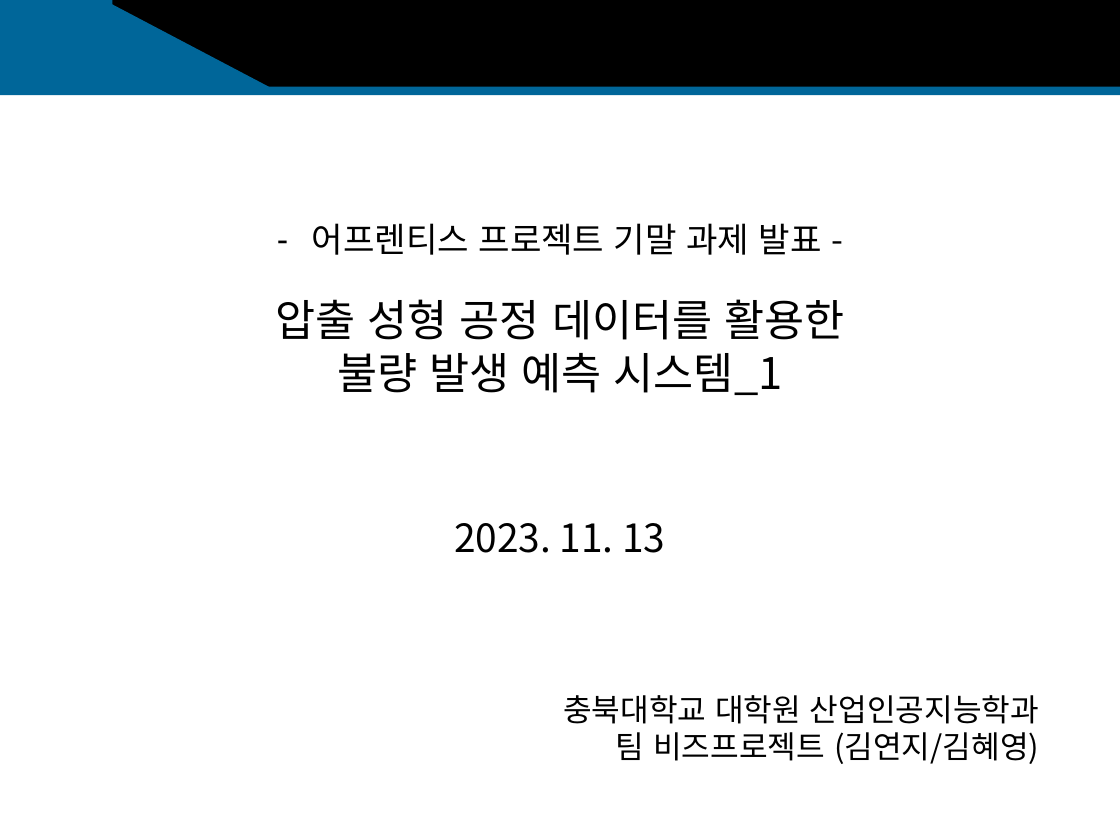
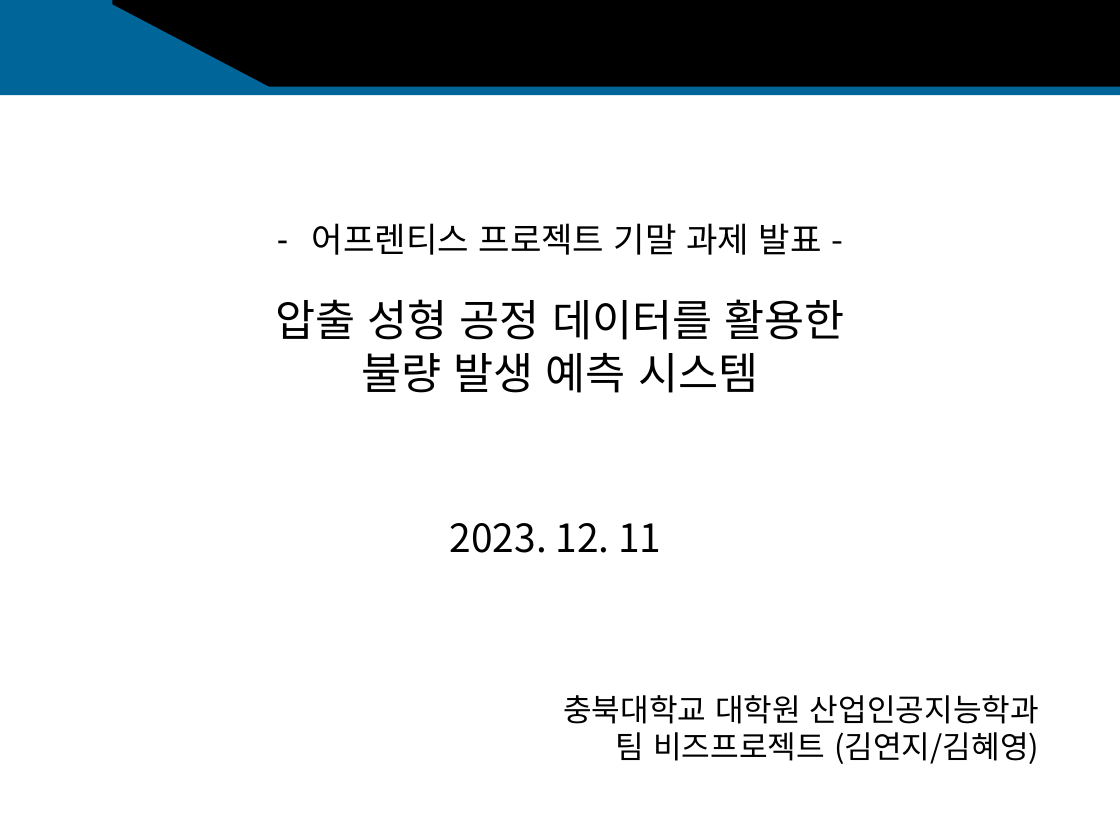
Before and after one commit to sakura09040904/Portfolio, a slide deck: slide 1 of 2. 1학년2학기/1. 어프렌티스 프로젝트/11주차_기말프로젝트/11주차_과제_발표자료.pptx. Drawn at 1120x840 pixels with LibreOffice and Linux fonts; fonts in the diff are those of the drawing. Boxes give left, top, right and bottom in pixels: in the first picture for what was removed or moved away, otherwise in the second. Text is boxed around its words. In the diff, an @@ line names an element or a change of style, - is before the commit and + after.

```diff
--- a/2. 1학년2학기/1. 어프렌티스 프로젝트/11주차_기말프로젝트/11주차_과제_발표자료.pptx
+++ b/2. 1학년2학기/1. 어프렌티스 프로젝트/11주차_기말프로젝트/11주차_과제_발표자료.pptx
@@ text at (362, 353, 758, 393): text changed @@
-불량 발생 예측 시스템_1
+불량 발생 예측 시스템
@@ text at (450, 523, 661, 553): text changed @@
-2023. 11. 13
+2023. 12. 11
```
Also in this commit, not shown: 2 other slides changed, 7 slides added, 1 other file.
